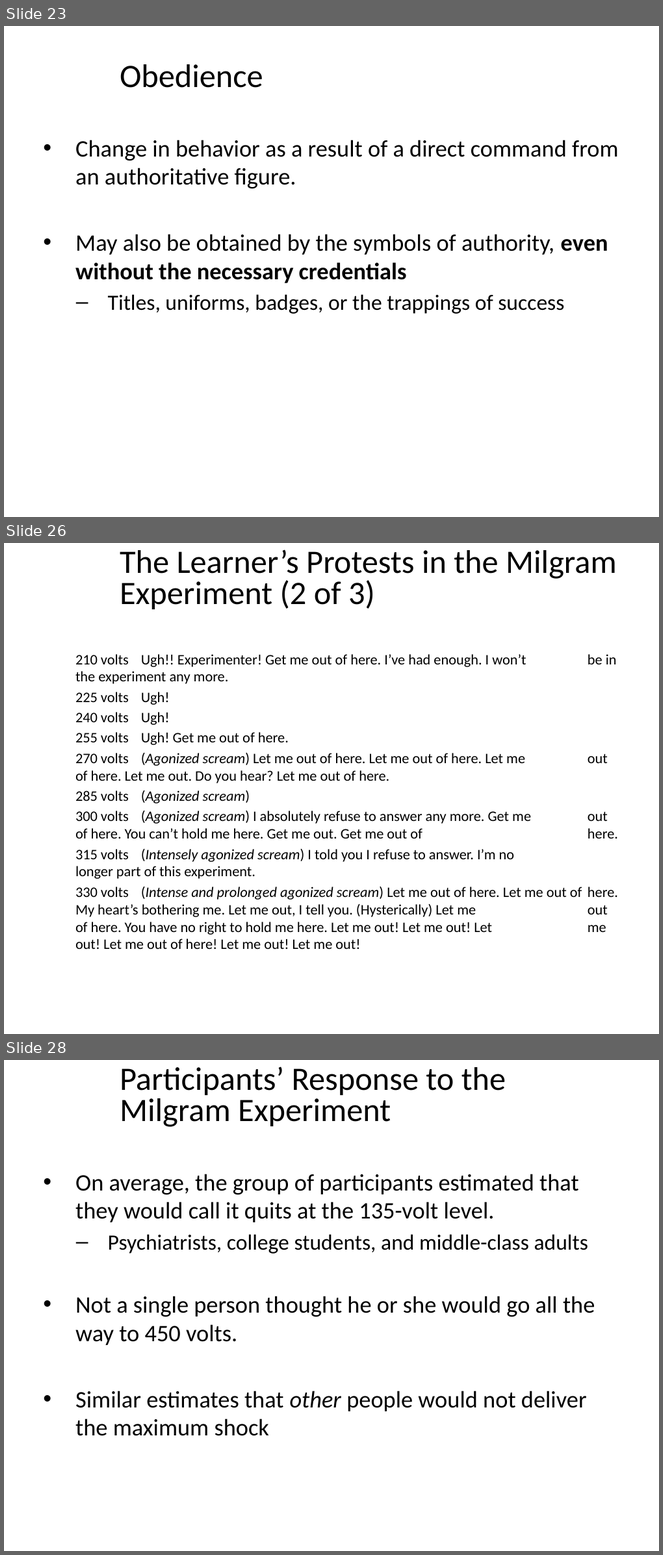
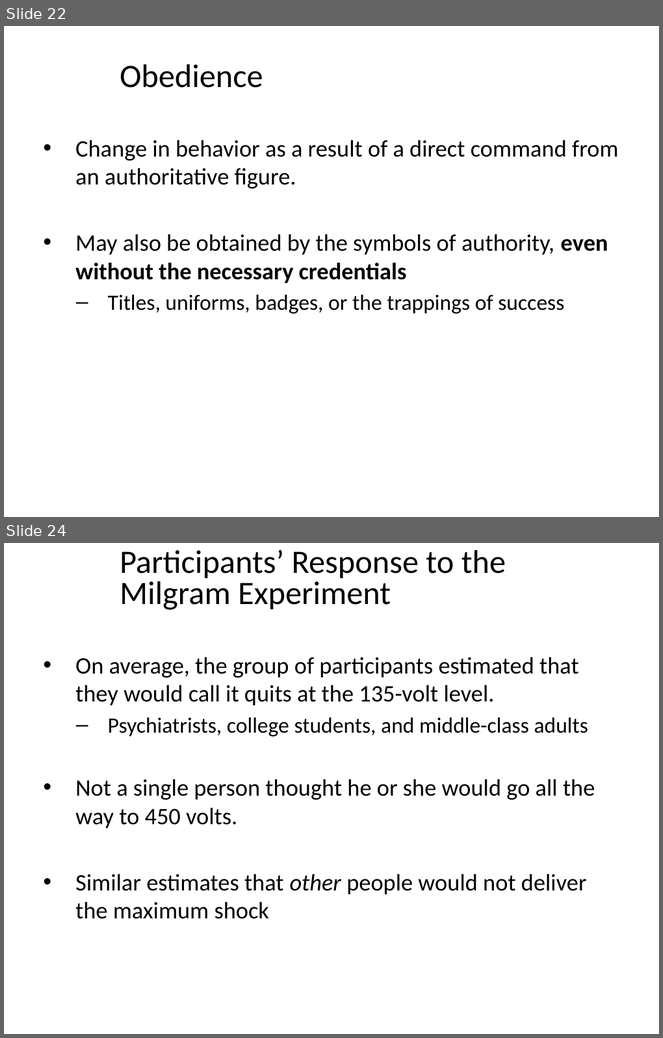
Before and after one commit to npm27/Teaching-Materials, a slide deck: Social Psych/Slides/8 Conformity.pptx. Shown one above the other, each under a label of ours: slides 23, 26 and 28 before the commit, slides 22 and 24 after it; the slides between them are not shown. The pictures are 663x1555 and 663x1038 pixels, drawn with LibreOffice and Linux fonts; fonts in the diff are those of the drawing. Boxes give left, top, right and bottom in pixels: in the first picture for what was removed or moved away, otherwise in the second. Text is boxed around its words. In the diff, an @@ line names an element or a change of style, - is before the commit and + after.

```diff
--- a/Social Psych/Slides/8 Conformity.pptx
+++ b/Social Psych/Slides/8 Conformity.pptx
@@ slide 26 removed at [4, 543, 659, 1034], background #FFFFFF @@
@@ title removed at [120, 549, 617, 609] @@
-The Learner’s Protests in the Milgram Experiment (2 of 3)
@@ text removed at [76, 654, 618, 949] @@
-  210 volts Ugh!! Experimenter! Get me out of here. I’ve had enough. I won’t be in the experiment any more.
-  225 volts Ugh!
-  240 volts Ugh!
-  255 volts Ugh! Get me out of here.
-  270 volts (Agonized scream) Let me out of here. Let me out of here. Let me out of here. Let me out. Do you hear? Let me out of here.
-  285 volts (Agonized scream)
-  300 volts (Agonized scream) I absolutely refuse to answer any more. Get me out of here. You can’t hold me here. Get me out. Get me out of here.
-  315 volts (Intensely agonized scream) I told you I refuse to answer. I’m no longer part of this experiment.
-  330 volts (Intense and prolonged agonized scream) Let me out of here. Let me out of here. My heart’s bothering me. Let me out, I tell you. (Hysterically) Let me out of here. You have no right to hold me here. Let me out! Let me out! Let me out! Let me out of here! Let me out! Let me out!
@@ what was slide 23 is now slide 22 @@
@@ what was slide 28 is now slide 24 @@
```
Also in this commit, not shown: 6 slides changed, 1 slide added, 4 other slides removed, 1 other file.
